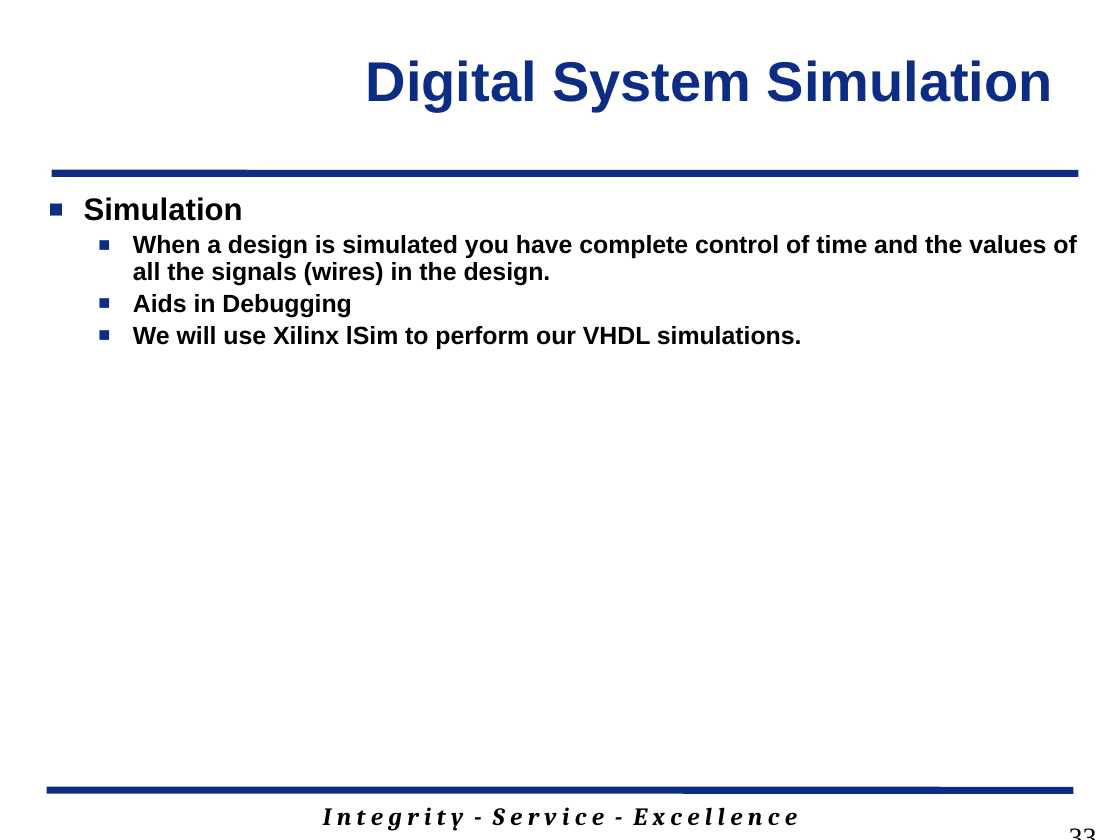
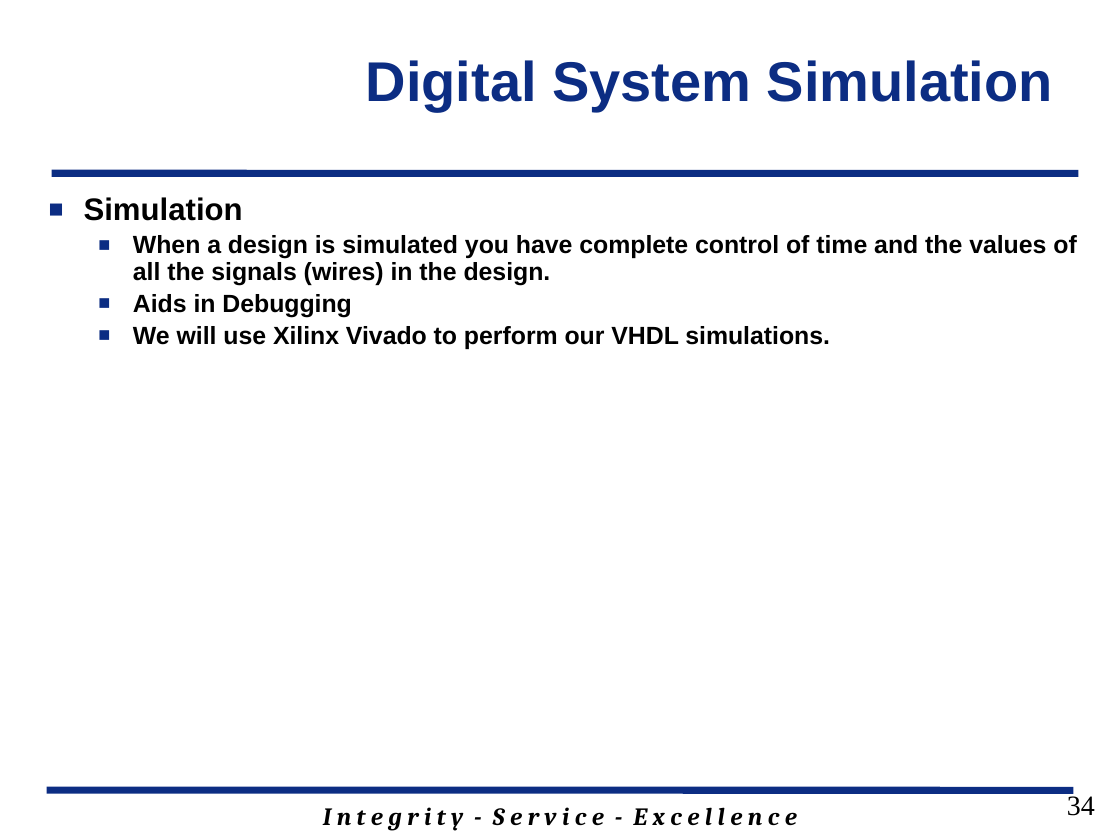
Before and after one commit to jfalkinburg/ECE383_web, a slide deck: slide 34 of lecture/slides/ECE_383_Lec1.pptx (slide 33 before the commit). Drawn at 1120x840 pixels with LibreOffice and Linux fonts; fonts in the diff are those of the drawing; background and template pictures are left out. Boxes give left, top, right and bottom in pixels: in the first picture for what was removed or moved away, otherwise in the second. Text is boxed around its words. In the diff, an @@ line names an element or a change of style, - is before the commit and + after.

Commit message:
Updating Lecture 1 and Homework 1 for Spring 2017 with Vivado.

```diff
--- a/lecture/slides/ECE_383_Lec1.pptx
+++ b/lecture/slides/ECE_383_Lec1.pptx
@@ text at box(133, 326, 830, 349): text changed @@
-  ■ We will use Xilinx lSim to perform our VHDL simulations.
+  ■ We will use Xilinx Vivado to perform our VHDL simulations.
@@ page number at box(1067, 793, 1095, 816): text changed @@
-33
+34
```
Also in this commit, not shown: 13 other slides changed, 2 slides added, 1 slide removed, 3 other files.
